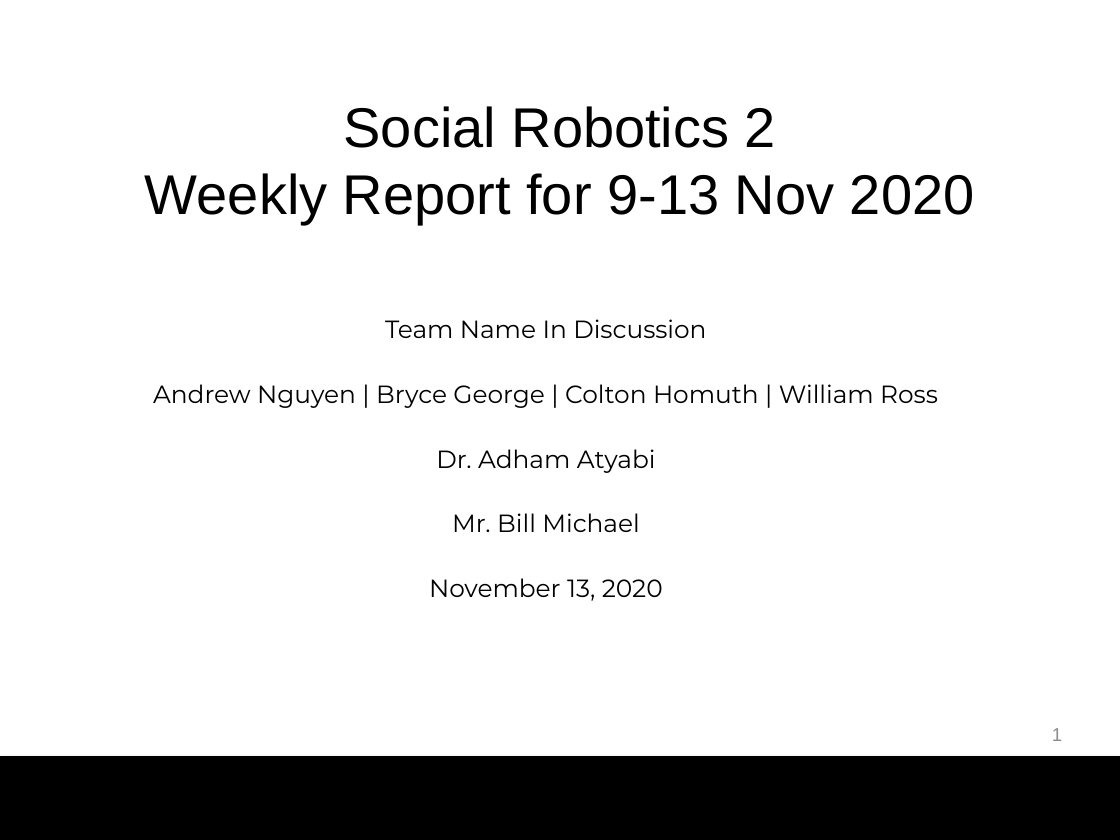
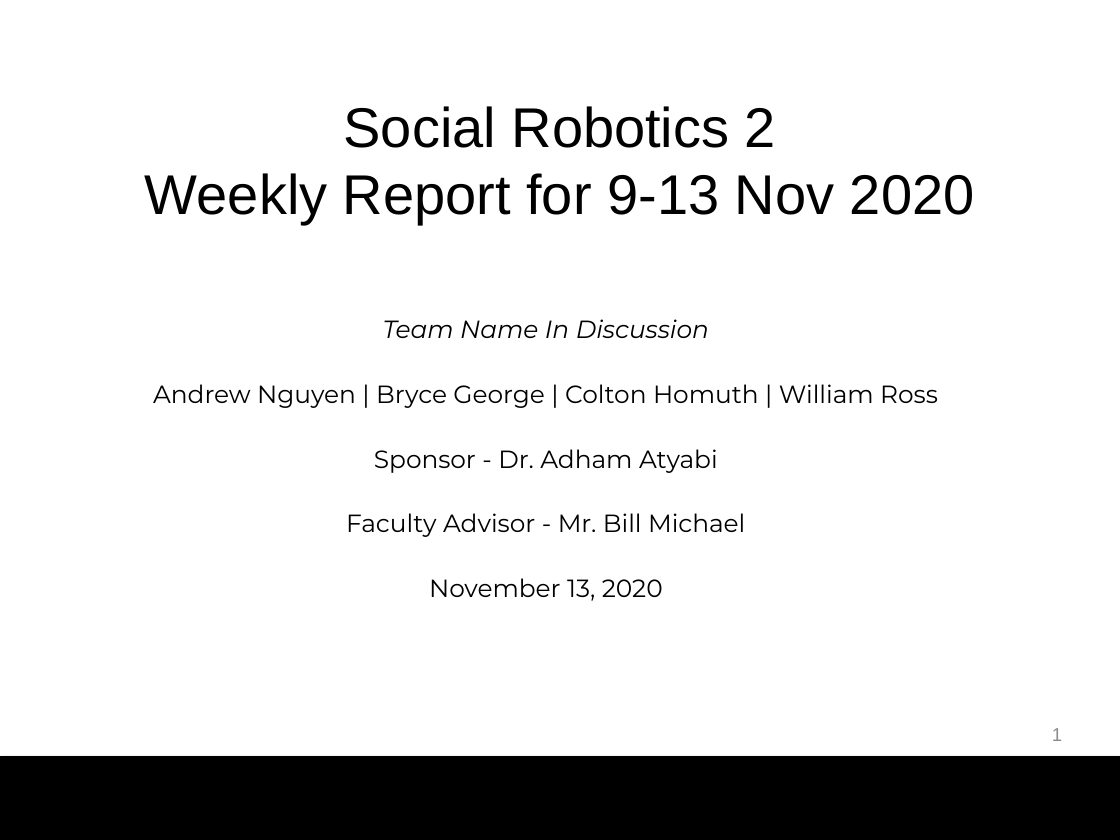
Before and after one commit to bg719/UCCS-Social-Robotics, a slide deck: slide 1 of docs/WeeklyUpdates/WeeklyUpdate_Nov9-13.pptx. Drawn at 1120x840 pixels with LibreOffice and Linux fonts; fonts in the diff are those of the drawing; background and template pictures are left out. Boxes give left, top, right and bottom in pixels: in the first picture for what was removed or moved away, otherwise in the second. Text is boxed around its words. In the diff, an @@ line names an element or a change of style, - is before the commit and + after.

```diff
--- a/docs/WeeklyUpdates/WeeklyUpdate_Nov9-13.pptx
+++ b/docs/WeeklyUpdates/WeeklyUpdate_Nov9-13.pptx
@@ text at box(383, 319, 709, 338): italic on in "Team Name In Discussion" @@
@@ text at box(346, 449, 745, 537): text changed @@
-Dr. Adham Atyabi
-Mr. Bill Michael
+Sponsor - Dr. Adham Atyabi
+Faculty Advisor - Mr. Bill Michael
```
Also in this commit, not shown: 1 other file.
